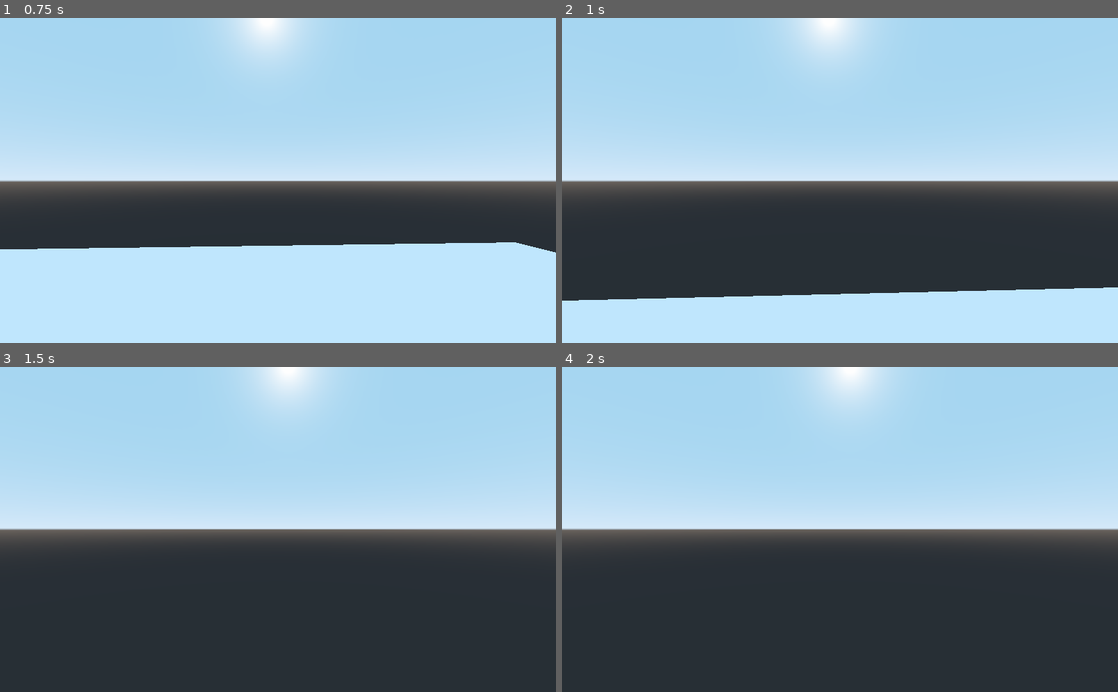
Above: before the commit, frames 1-4 (two rows, left to right).
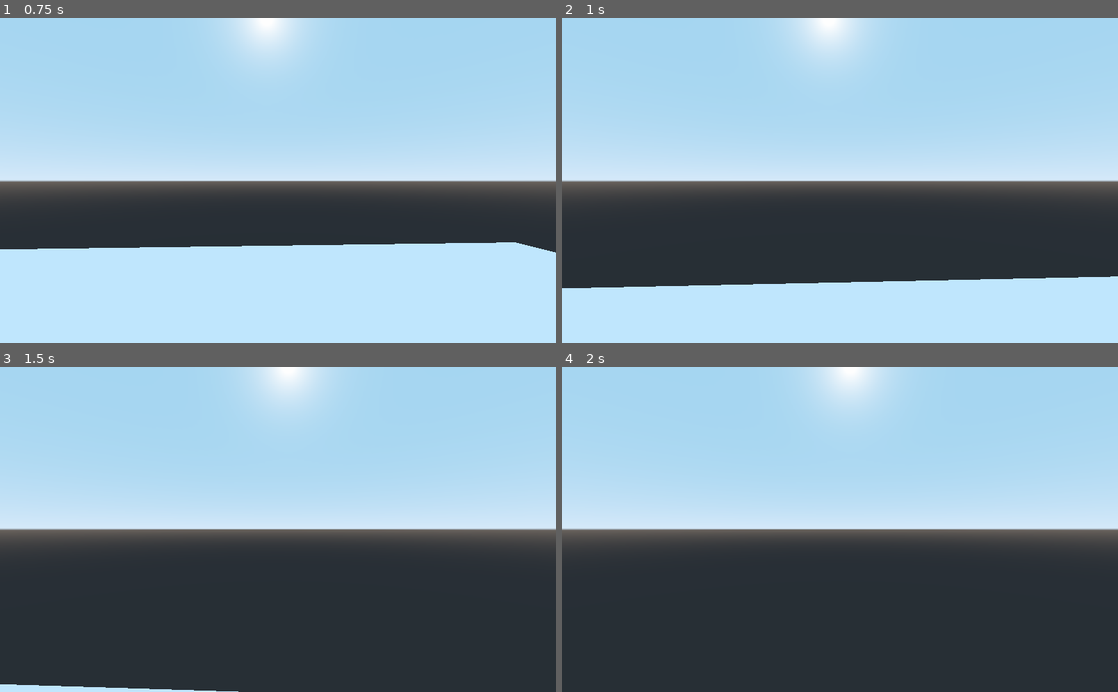
Above: after the commit, the same moments.

Repository: alizardguy/Godot-3D-test-game
Game: Godot game, scene res://Scenes/debugScene.tscn
The game is run twice, just before and just after one commit, with the same random seed, the same clock (stepped at 60 frames per second) and the same inputs.
Inputs (mouse positions are in pixels of both pictures, inside the frame that each line leads up to):
- Up to frame 1 (0.75 s): tap Enter at 0.5 s; move the mouse to (305, 180) at 0.52 s; hold W (move_forward) from 0.53 s (still down); tap Space (move_jump) at 0.6 s
- Up to frame 2 (1 s): keep holding W (move_forward); tap Space (move_jump) at 0.77 s
- Up to frame 3 (1.5 s): keep holding W (move_forward); tap Space (move_jump) at 1.07, 1.35 s; move the mouse to (250, 529) at 1.27 s
- Up to frame 4 (2 s): keep holding W (move_forward); tap Space (move_jump) at 1.52, 1.82 s

Frame 1 is identical in both runs. In frame 2, 3.6% of the frame differs, in the area x 0-100%, y 79-87%; in frame 3, 0.5%; in frame 4, nothing differs.

Commit message:
no more infinite jump

Diff:
--- a/src/Prefabs/Player/Avatar.gd
+++ b/src/Prefabs/Player/Avatar.gd
@@ -37,7 +37,7 @@
 	if Input.is_action_pressed("ui_cancel"):
 		Input.set_mouse_mode(Input.MOUSE_MODE_VISIBLE);
 # movement
-	if Input.is_action_just_pressed("move_jump"):
+	if Input.is_action_just_pressed("move_jump") && is_on_floor():
 		fall.y = jump;
 	if Input.is_action_pressed("move_forward"):
 		direction -= transform.basis.z;
